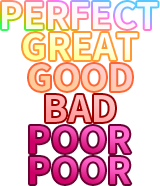
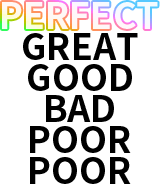
Before/after of a 160 x 186 layered artwork. What changed in the layer stack:
added group "text" with 26 layers above "color" over (21, 31, 140, 184)
added group "late" (1st of 2, in "text") with 12 layers in group "text" over (21, 31, 140, 184)
added group "グループ 1" (2nd of 2, in "text" › "late") with 10 layers in group "late" over (23, 33, 138, 184)
added group "poor のコピー 2" with 1 layers in group "グループ 1" over (30, 157, 131, 184)
added layer "POOR" (3rd of 4, in "text" › "late" › "グループ 1" › "poor のコピー 2") in group "poor のコピー 2" over (30, 157, 131, 184)
added group "poor" (2nd of 7, in "text" › "late" › "グループ 1") with 1 layers in group "グループ 1" over (30, 126, 131, 153)
added layer "POOR" (4th of 4, in "text" › "late" › "グループ 1" › "poor") in group "poor" over (30, 126, 131, 153)
added group "bad" (2nd of 5, in "text" › "late" › "グループ 1") with 1 layers in group "グループ 1" over (46, 95, 114, 122)
added layer "BAD" (2nd of 2, in "text" › "late" › "グループ 1" › "bad") in group "bad" over (46, 95, 114, 122)
added group "good" (2nd of 5, in "text" › "late" › "グループ 1") with 1 layers in group "グループ 1" over (28, 64, 132, 91)
added layer "GOOD" (2nd of 2, in "text" › "late" › "グループ 1" › "good") in group "good" over (28, 64, 132, 91)
added group "great" (2nd of 5, in "text" › "late" › "グループ 1") with 1 layers in group "グループ 1" over (23, 33, 138, 60)
added layer "GREAT" (2nd of 2, in "text" › "late" › "グループ 1" › "great") in group "great" over (23, 33, 138, 60)
hid group "judges" (6 layers) over (21, 31, 140, 186)
hid "great" (5th of 5, in "judges") over (21, 31, 140, 62)
